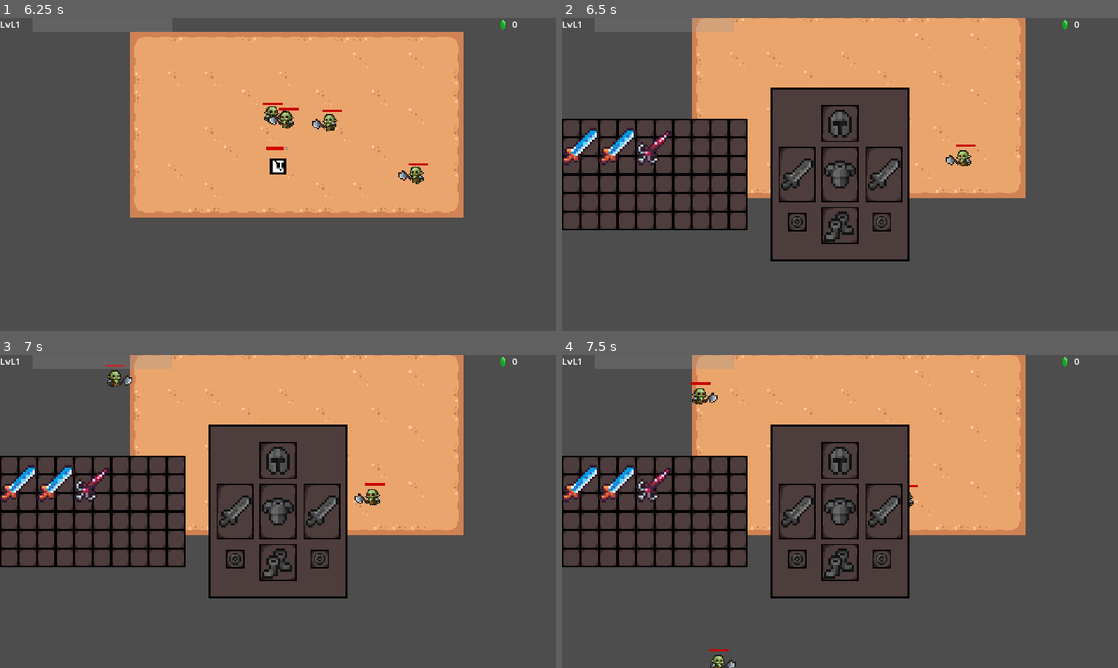
Above: before the commit, frames 1-4 (two rows, left to right).
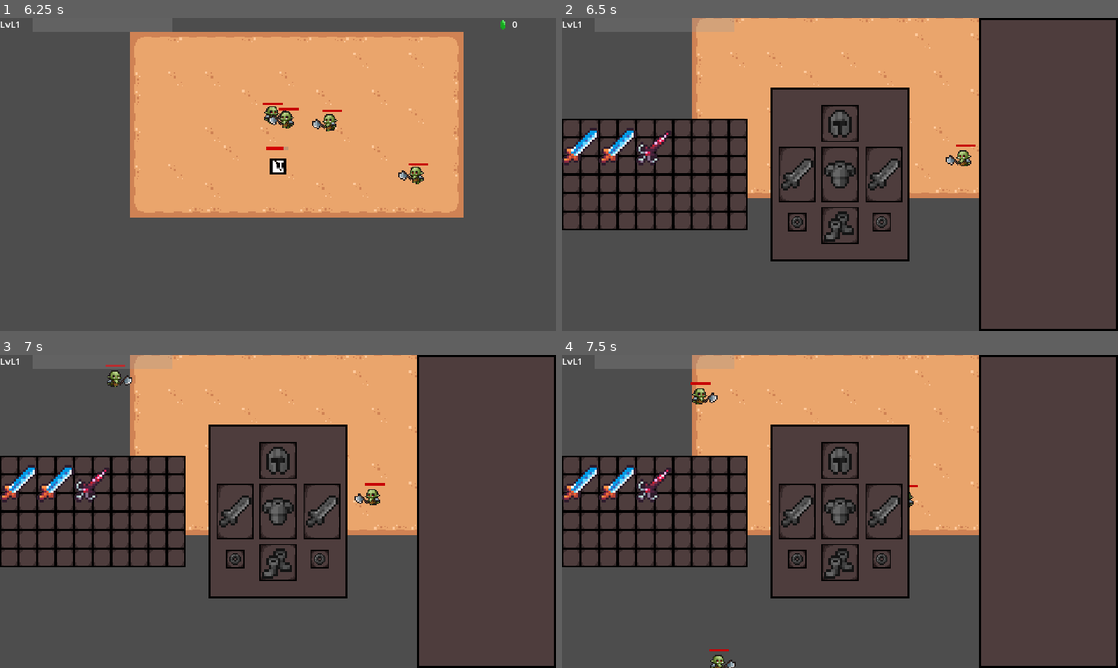
Above: after the commit, the same moments.

Repository: Maf1sher/Gorama
Game: Godot game, scene res://scenes/UI/Menu.tscn
The game is run twice, just before and just after one commit, with the same random seed, the same clock (stepped at 60 frames per second) and the same inputs.
Inputs (mouse positions are in pixels of both pictures, inside the frame that each line leads up to):
- Up to frame 1 (6.25 s): click "Start" at 0.5 s; tap Enter at 1.25 s; move the mouse to (400, 158) at 1.27 s; hold D (right) 1.28-2.03 s; click (400, 158) at 1.42 s; move the mouse to (166, 190) at 2.02 s; hold S (down) 2.03-2.78 s; click (166, 190) at 2.17 s; move the mouse to (333, 105) at 2.77 s; hold D (right) 2.78-3.53 s; click (333, 105) at 2.92 s; move the mouse to (250, 237) at 3.52 s; hold W (up) 3.53-4.28 s; click (250, 237) at 3.67 s; move the mouse to (444, 221) at 4.27 s; hold A (left) 4.28-5.78 s; click (444, 221) at 4.42 s; click (444, 221) at 4.9 s; move the mouse to (111, 127) at 5.02 s; click (111, 127) at 5.17 s; right-click (111, 127) at 5.65 s; move the mouse to (305, 174) at 5.77 s; hold S (down) from 5.78 s (still down); click (305, 174) at 5.92 s
- Up to frame 2 (6.5 s): keep holding S (down); tap E (open_inventory) at 6.4 s
- Up to frame 3 (7 s): move the mouse to (94, 511) at 6.52 s; release S (down) at 6.53 s; hold D (right) from 6.53 s (still down); click (94, 511) at 6.67 s
- Up to frame 4 (7.5 s): move the mouse to (795, 558) at 7.27 s; release D (right) at 7.28 s; hold W (up) from 7.28 s (still down); click (795, 558) at 7.42 s

Frame 1 is identical in both runs. In frame 2, 5.7% of the frame differs, in the area x 75-100%, y 0-100%; in frame 3, 5.7%; in frame 4, 5.7%.

Commit message:
player stats panel open/close

Diff:
--- /dev/null
+++ b/scenes/UI/stats_panel/stats_panel.tscn
@@ -0,0 +1,27 @@
+[gd_scene load_steps=3 format=3 uid="uid://d1amtmrswyst8"]
+
+[ext_resource type="Texture2D" uid="uid://bvr66egjbbr8t" path="res://assests/sprites/stats_panel/stats_panel.png" id="1_gapge"]
+[ext_resource type="Script" path="res://scripts/UI/stats_panel/stats_panel.gd" id="1_v44mb"]
+
+[node name="StatsPanel" type="Control"]
+layout_mode = 3
+anchors_preset = 15
+anchor_right = 1.0
+anchor_bottom = 1.0
+grow_horizontal = 2
+grow_vertical = 2
+script = ExtResource("1_v44mb")
+
+[node name="TextureRect" type="TextureRect" parent="."]
+layout_mode = 1
+anchors_preset = 6
+anchor_left = 1.0
+anchor_top = 0.5
+anchor_right = 1.0
+anchor_bottom = 0.5
+offset_left = -120.0
+offset_top = -135.0
+offset_bottom = 135.0
+grow_horizontal = 0
+grow_vertical = 2
+texture = ExtResource("1_gapge")
--- a/scenes/game.tscn
+++ b/scenes/game.tscn
@@ -10,6 +10,7 @@
 [ext_resource type="PackedScene" uid="uid://d2khi3ger03ku" path="res://scenes/enemy_generator.tscn" id="6_o1rp0"]
 [ext_resource type="PackedScene" uid="uid://le8j3cnqotuj" path="res://scenes/UI/select_card/select_card.tscn" id="7_utq1f"]
 [ext_resource type="PackedScene" uid="uid://brriki1m05fmo" path="res://scenes/UI/currency_hud/currency_hud.tscn" id="9_w02he"]
+[ext_resource type="PackedScene" uid="uid://d1amtmrswyst8" path="res://scenes/UI/stats_panel/stats_panel.tscn" id="10_0tbwd"]
 
 [sub_resource type="TileSetAtlasSource" id="TileSetAtlasSource_yyrcg"]
 texture = ExtResource("2_7fj5m")
@@ -224,9 +225,14 @@
 [node name="CrystalHUD" parent="UI" instance=ExtResource("9_w02he")]
 mouse_filter = 2
 
+[node name="StatsPanel" parent="UI" instance=ExtResource("10_0tbwd")]
+mouse_filter = 2
+
 [node name="EnemyGenerator" parent="." node_paths=PackedStringArray("player") instance=ExtResource("6_o1rp0")]
 position = Vector2(158, 89)
 player = NodePath("../Player")
 
+[connection signal="inventory_is_open" from="InvetoryLayer/Inventory" to="UI/StatsPanel" method="_on_inventory_inventory_is_open"]
 [connection signal="lvl_up" from="UI/ExpBar" to="UI" method="_on_exp_bar_lvl_up"]
-[connection signal="select_card" from="UI/SelectCard" to="." method="_on_select_card_select_card"]
+[connection signal="select_card_is_open" from="UI/SelectCard" to="." method="_on_select_card_select_card_is_open"]
+[connection signal="select_card_is_open" from="UI/SelectCard" to="UI/StatsPanel" method="_on_select_card_select_card_is_open"]
--- a/scripts/UI/inventory/inventory.gd
+++ b/scripts/UI/inventory/inventory.gd
@@ -1,4 +1,6 @@
 extends Control
+
+signal inventory_is_open(status: bool)
 
 @onready var equipment = $Equipment
 @onready var character_sheet = $CharacterSheet
@@ -9,11 +11,13 @@
 func open():
 	visible = true
 	is_open = true
+	emit_signal("inventory_is_open", is_open)
 	InputManager.block_input()
 
 func close():
 	visible = false
 	is_open = false
+	emit_signal("inventory_is_open", is_open)
 	InputManager.unblock_input()
 
 func pick_up_item(item: Node) -> void:
--- a/scripts/UI/select_card/select_card.gd
+++ b/scripts/UI/select_card/select_card.gd
@@ -1,6 +1,6 @@
 extends Control
 
-signal select_card
+signal select_card_is_open(status: bool)
 
 @onready var cards_container = $TextureRect/MarginContainer/HBoxContainer
 
@@ -15,13 +15,13 @@
 	visible = true
 	is_open = true
 	get_random_cards(3)
-	emit_signal("select_card")
+	emit_signal("select_card_is_open", is_open)
 	InputManager.block_input()
 
 func close():
 	visible = false
 	is_open = false
-	emit_signal("select_card")
+	emit_signal("select_card_is_open", is_open)
 	InputManager.unblock_input()
 
 func get_random_cards(count: int) -> void:
--- /dev/null
+++ b/scripts/UI/stats_panel/stats_panel.gd
@@ -0,0 +1,25 @@
+extends Control
+
+var is_open: bool = false
+
+func open():
+	visible = true
+	is_open = true
+	InputManager.block_input()
+
+func close():
+	visible = false
+	is_open = false
+	InputManager.unblock_input()
+
+func set_open_status(status: bool) -> void:
+	if status:
+		open()
+	else:
+		close()
+
+func _on_select_card_select_card_is_open(status: bool) -> void:
+	set_open_status(status)
+
+func _on_inventory_inventory_is_open(status: bool) -> void:
+	set_open_status(status)
--- a/scripts/game.gd
+++ b/scripts/game.gd
@@ -11,5 +11,5 @@
 	get_tree().paused = is_paused
 
 
-func _on_select_card_select_card() -> void:
+func _on_select_card_select_card_is_open(status: bool) -> void:
 	toggle_pause()
Binary file added: assests/sprites/stats_panel/stats_panel.png
Not shown, added: assests/sprites/stats_panel/stats_panel.png.import
Not shown: 1 places in scenes/game.tscn that only renumber resources
